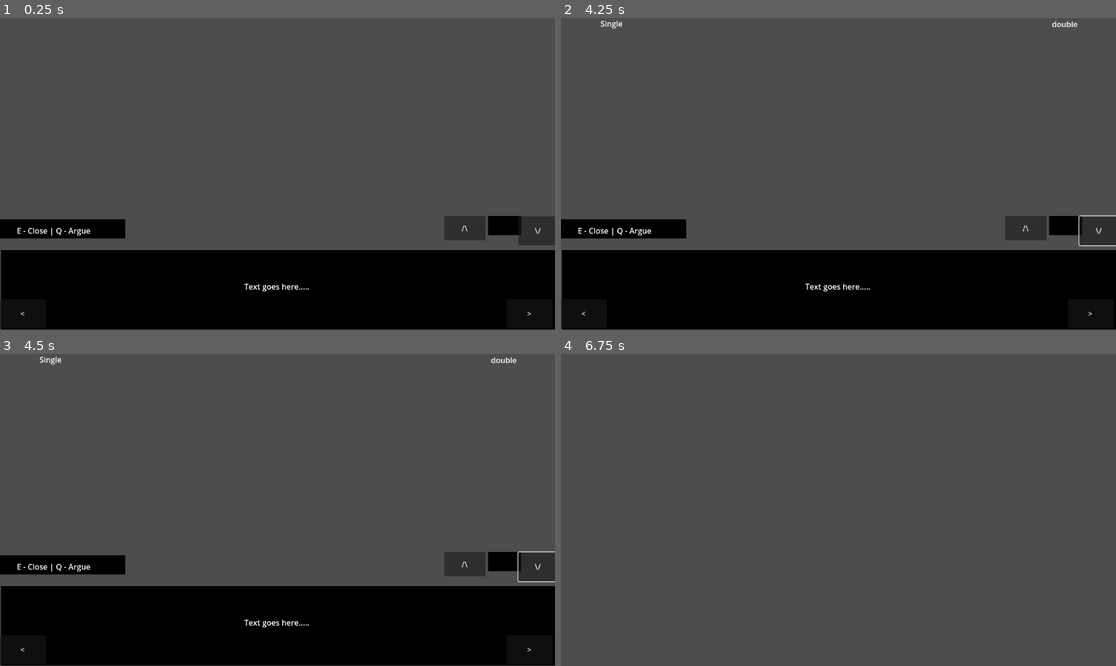
Above: before the commit, frames 1-4 (two rows, left to right).
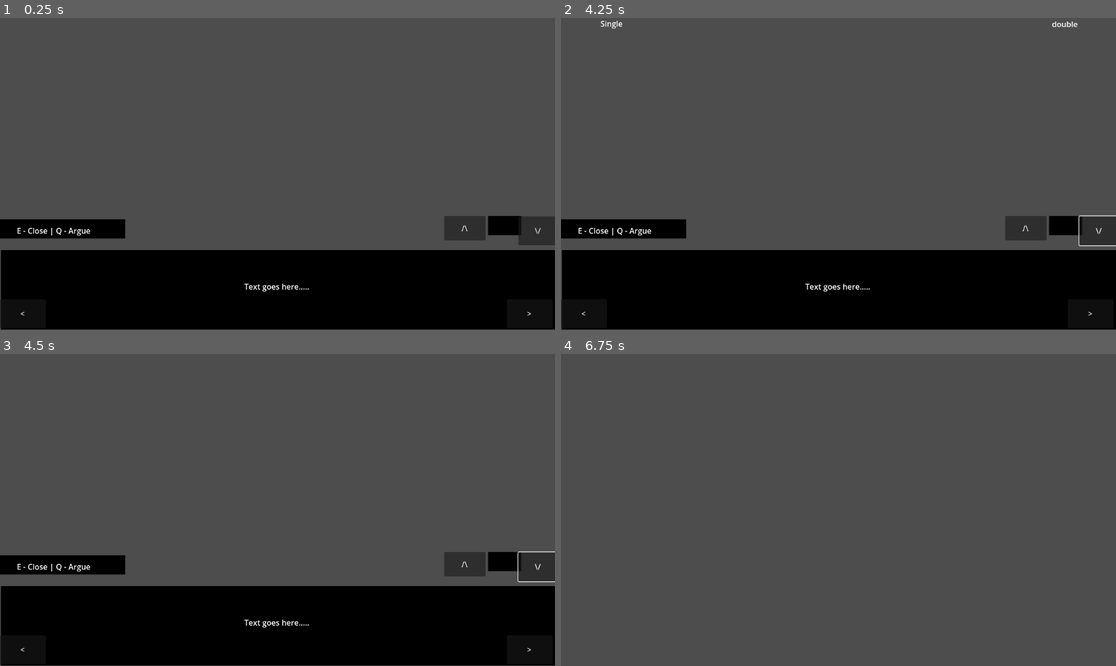
Above: after the commit, the same moments.

Repository: williby16/conspiracy
Game: Godot game, scene res://things/chat_screen.tscn
Two runs of this game, one before a commit and one after it. Both use one fixed random seed, a clock stepped at 60 frames per second and the inputs below. The project has no main scene, so this scene is started directly.
Inputs (mouse positions are in pixels of both pictures, inside the frame that each line leads up to):
- Up to frame 1 (0.25 s): no input
- Up to frame 2 (4.25 s): click ">" at 0.5 s; click "<" at 1.25 s; click "/\" at 2 s; click "\/" at 2.75 s; tap Enter at 3.5 s; move the mouse to (960, 158) at 3.52 s; hold Right (right) from 3.53 s (still down); hold D (D) from 3.53 s (still down); tap Q (Q) at 3.8 s
- Up to frame 3 (4.5 s): tap Space (space) at 4.25 s; move the mouse to (166, 525) at 4.27 s; release Right (right) at 4.28 s; release D (D) at 4.28 s; hold Down (down) from 4.28 s (still down); tap Q (Q) at 4.35 s
- Up to frame 4 (6.75 s): tap D (D) at 4.55, 5.85 s; tap Enter at 5, 6.5 s; move the mouse to (894, 441) at 5.02 s; release Down (down) at 5.03 s; hold Right (right) 5.03-5.78 s; hold A (A) 5.03-5.78 s; tap Q (Q) at 5.3 s; tap Space (space) at 5.75 s; move the mouse to (810, 572) at 5.77 s; hold Up (ui_up) 5.78-6.53 s; move the mouse to (1005, 556) at 6.52 s; hold Left (left) from 6.53 s (still down); tap E (E) at 6.6 s

Frames 1-2 are identical in both runs. In frame 3, less than 0.1% of the frame differs, in the area x 7-94%, y 0-4%; in frame 4, nothing differs.
Error in both runs: Invalid call. Nonexistent function 'get_groups' in base 'Nil'. (res://Scripts/chat_screen.gd:50)

Commit message:
update idk idr

Diff:
--- a/Scripts/chat_screen.gd
+++ b/Scripts/chat_screen.gd
@@ -105,10 +105,10 @@
 		pass
 		# play confused text
 	update_text()
-	get_children()[-1].queue_free();
 	stop_argue()
 
 func stop_argue():
+	get_children()[-1].queue_free();
 	arguing = false;
 
 func _input(_event: InputEvent) -> void:
--- a/Scripts/evidence_picker.gd
+++ b/Scripts/evidence_picker.gd
@@ -49,8 +49,8 @@
 # TODO Add scrolling capabillity
 func build_screen():
 	# use singles and doubles to put together the screen
-	# TODO implement photos
-	# TODO implement scrooling
+
+	# TODO implement scrolling
 
 	# singles
 	var currPos = Vector2(0, 77)
